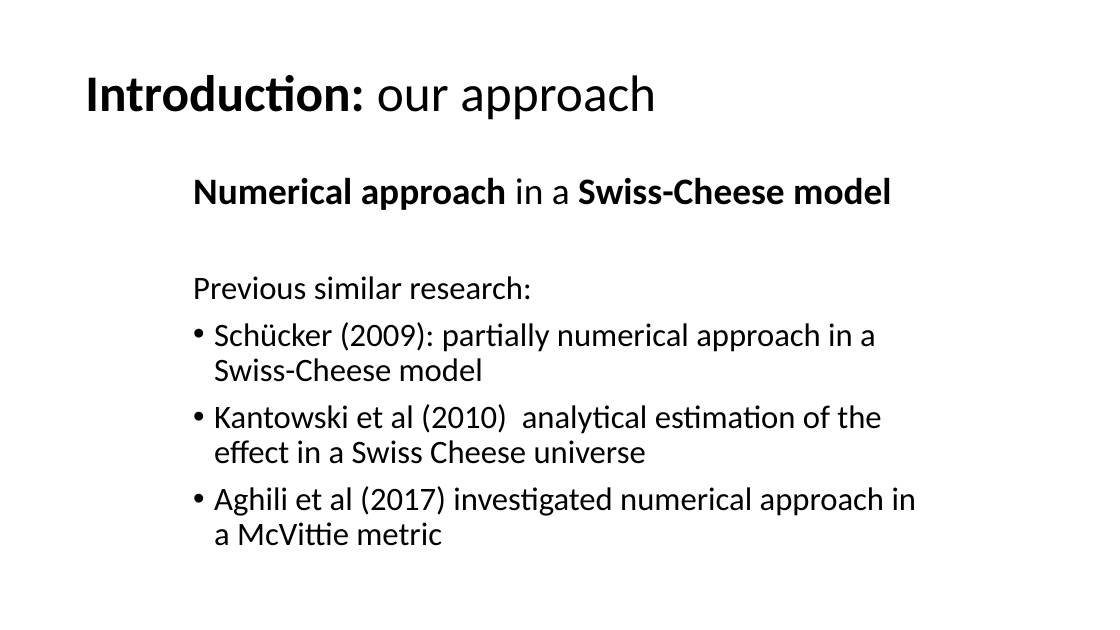
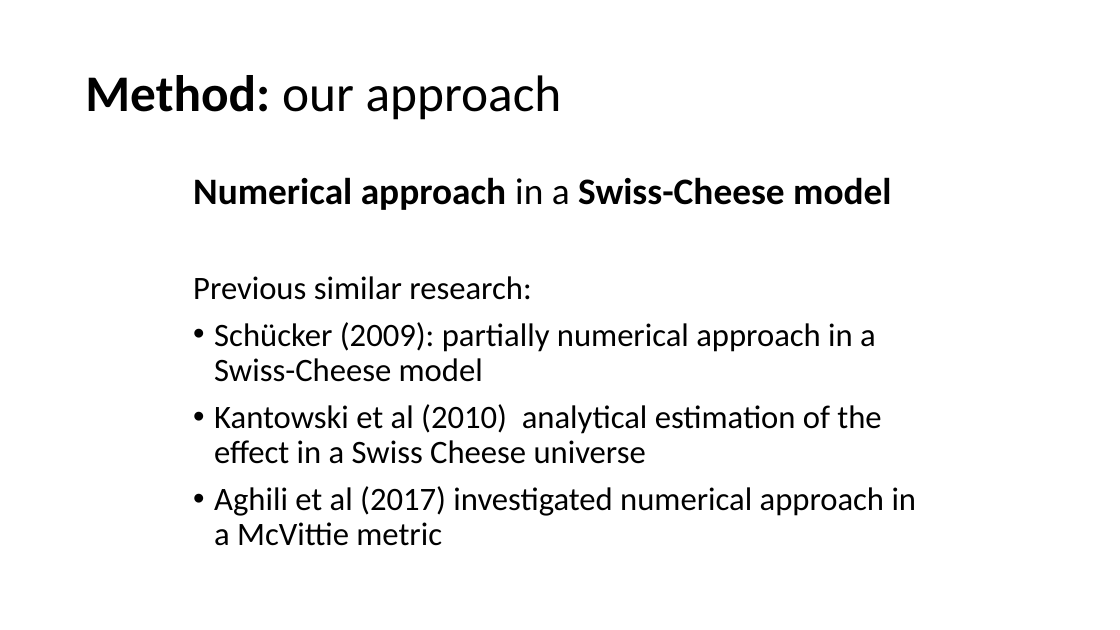
Before and after one commit to lingxz/lightbending, a slide deck: slide 8 of presentation2.pptx (slide 6 before the commit). Drawn at 1120x630 pixels with LibreOffice and Linux fonts; fonts in the diff are those of the drawing. Boxes give left, top, right and bottom in pixels: in the first picture for what was removed or moved away, otherwise in the second. Text is boxed around its words. In the diff, an @@ line names an element or a change of style, - is before the commit and + after.

```diff
--- a/presentation2.pptx
+++ b/presentation2.pptx
@@ title at <box>85,75,562,120</box>: text changed; bold off @@
-Introduction: our approach
+Method: our approach
```
Also in this commit, not shown: 11 other slides changed, 17 slides added, 6 other files.
